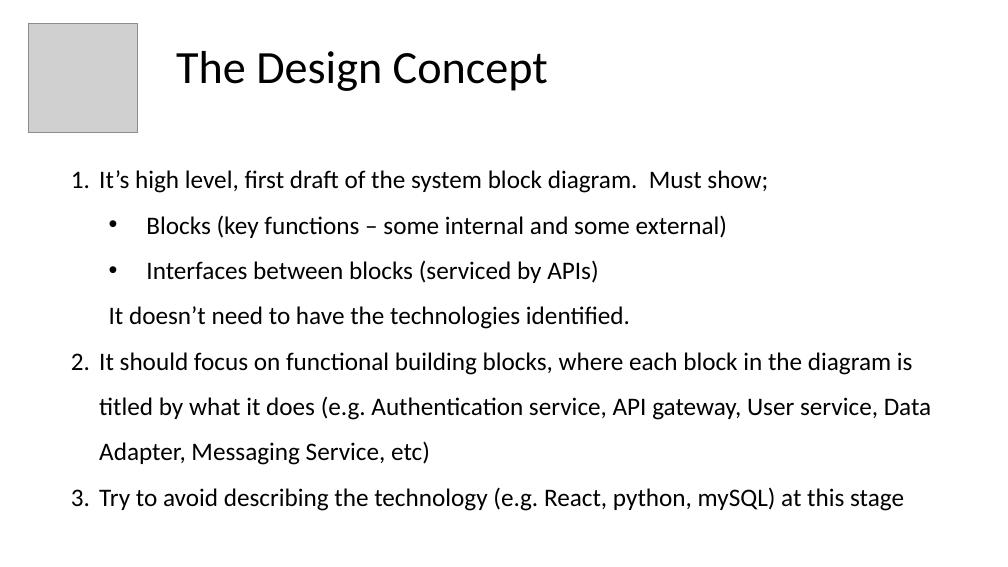
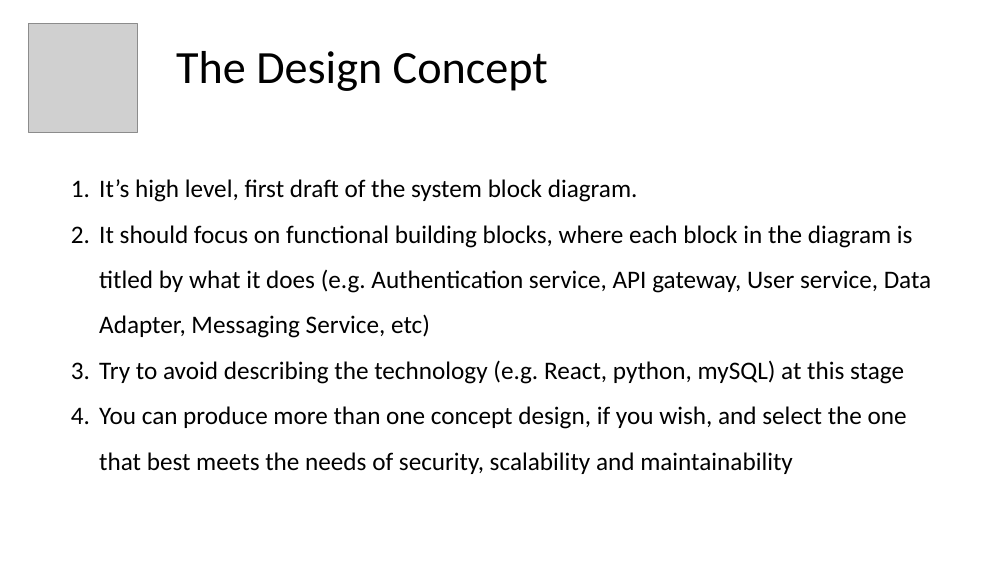
Before and after one commit to paulcalverley/paulcalverley, a slide deck: slide 20 of Week2_2025_DB.pptx. Drawn at 1008x567 pixels with LibreOffice and Linux fonts; fonts in the diff are those of the drawing; grey boxes stand for pictures. Boxes give left, top, right and bottom in pixels: in the first picture for what was removed or moved away, otherwise in the second. Text is boxed around its words. In the diff, an @@ line names an element or a change of style, - is before the commit and + after.

```diff
--- a/Week2_2025_DB.pptx
+++ b/Week2_2025_DB.pptx
@@ text "It’s high level, first draft ...": place and size @@
-text "It’s high level, first draft ..." at box(99, 170, 932, 511)
+text "It’s high level, first draft ..." at box(99, 179, 932, 474)
@@ text at box(99, 179, 638, 202): text changed @@
-1. It’s high level, first draft of the system block diagram. Must show;
-  • Blocks (key functions – some internal and some external)
-  • Interfaces between blocks (serviced by APIs)
-  It doesn’t need to have the technologies identified.
+1. It’s high level, first draft of the system block diagram.
@@ text at box(99, 406, 907, 474): paragraph added @@
+4. You can produce more than one concept design, if you wish, and select the one that best meets the needs of security, scalability and maintainability
```
Also in this commit, not shown: 3 other slides changed, 1 other file.
